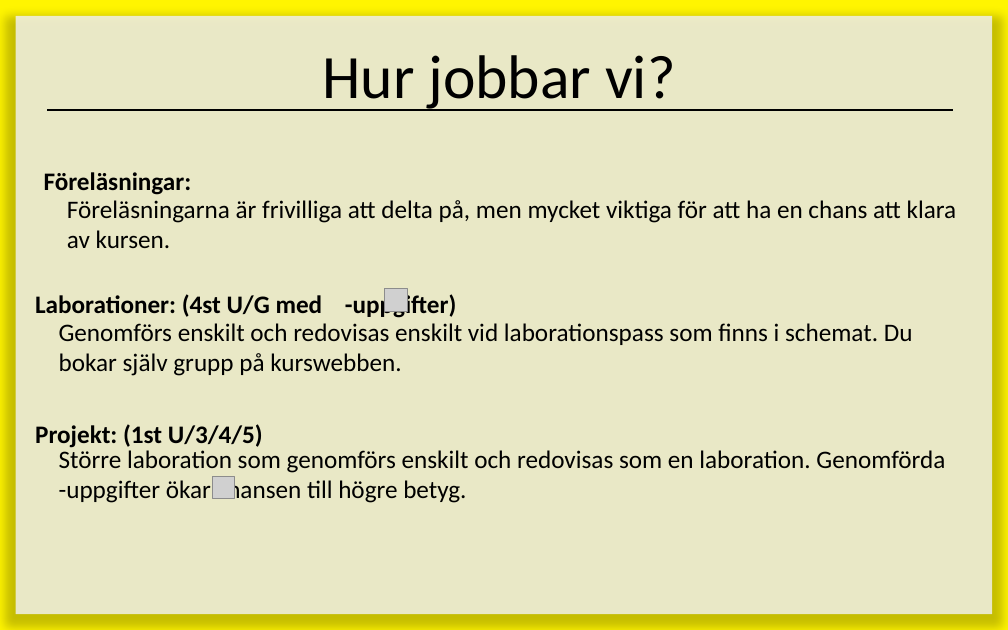
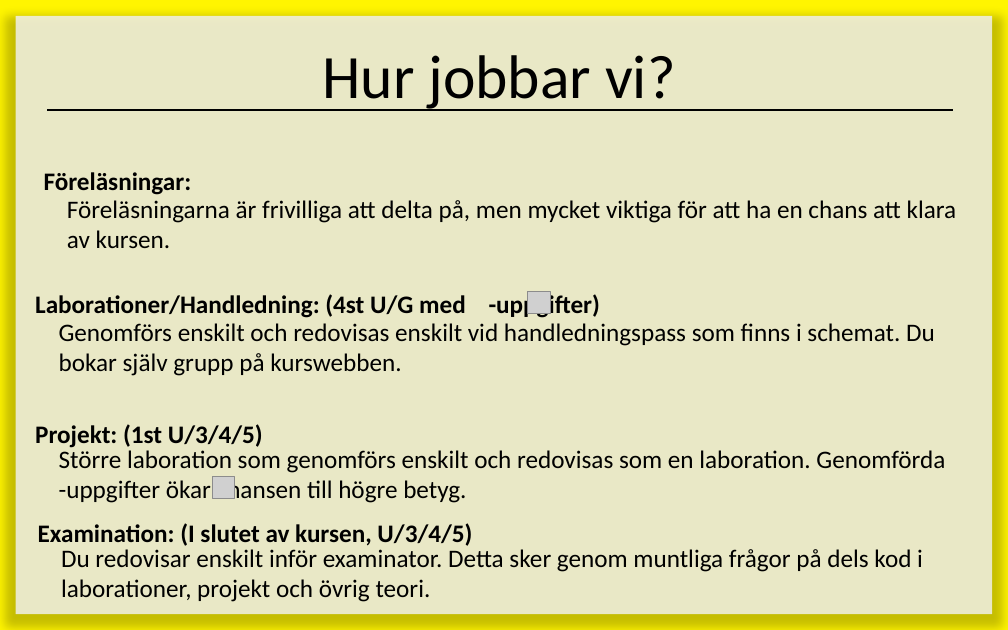
Before and after one commit to ed222an/Kursmaterial-JavaScript, a slide deck: slide 7 of lectures/E00 - Introduktion/Introduktion.pptx. Drawn at 1008x630 pixels with LibreOffice and Linux fonts; fonts in the diff are those of the drawing; grey boxes stand for pictures; background and template pictures are left out. Boxes give left, top, right and bottom in pixels: in the first picture for what was removed or moved away, otherwise in the second. Text is boxed around its words. In the diff, an @@ line names an element or a change of style, - is before the commit and + after.

Commit message:
Inför morgondagen.

```diff
--- a/lectures/E00 - Introduktion/Introduktion.pptx
+++ b/lectures/E00 - Introduktion/Introduktion.pptx
@@ text at [35,292,601,318]: text changed @@
-Laborationer: (4st U/G med -uppgifter)
+Laborationer/Handledning: (4st U/G med -uppgifter)
@@ picture: place and size @@
-picture at [385,289,407,311]
+picture at [528,291,550,313]
@@ text at [59,323,935,376]: text changed @@
-Genomförs enskilt och redovisas enskilt vid laborationspass som finns i schemat. Du bokar själv grupp på kurswebben.
+Genomförs enskilt och redovisas enskilt vid handledningspass som finns i schemat. Du bokar själv grupp på kurswebben.
@@ text added at [38,523,472,546], 18 pt, text #000000, bold @@
+Examination: (I slutet av kursen, U/3/4/5)
@@ text added at [61,549,923,602], 18 pt, text #000000 @@
+Du redovisar enskilt inför examinator. Detta sker genom muntliga frågor på dels kod i laborationer, projekt och övrig teori.
```
Also in this commit, not shown: 7 other slides changed, 1 other file.
